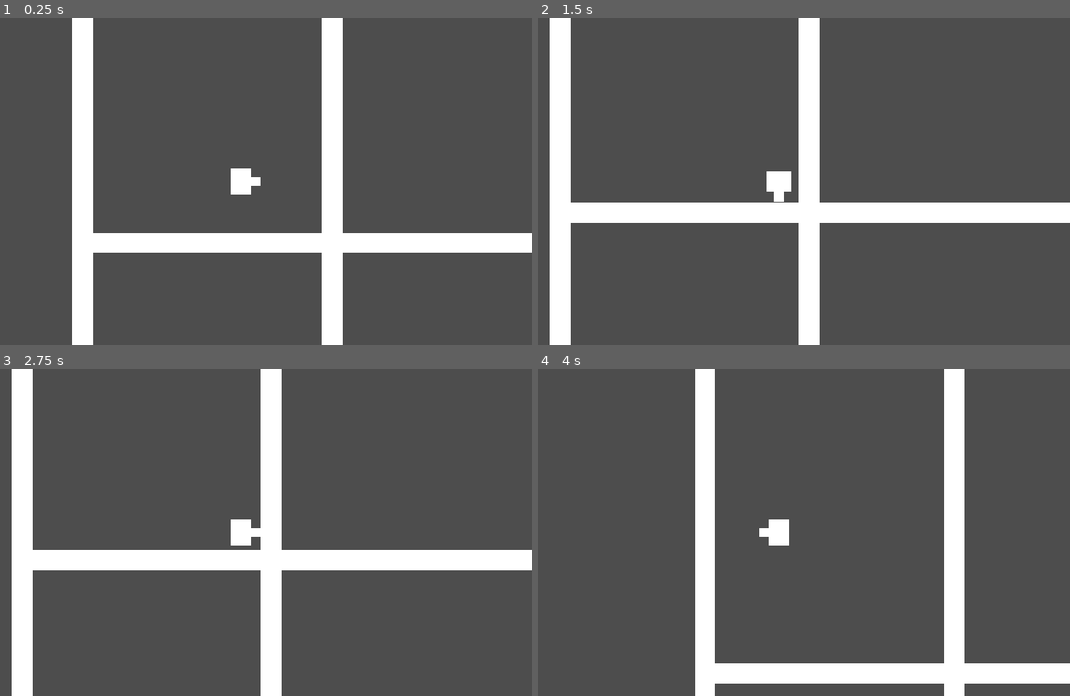
Above: before the commit, frames 1-4 (two rows, left to right).
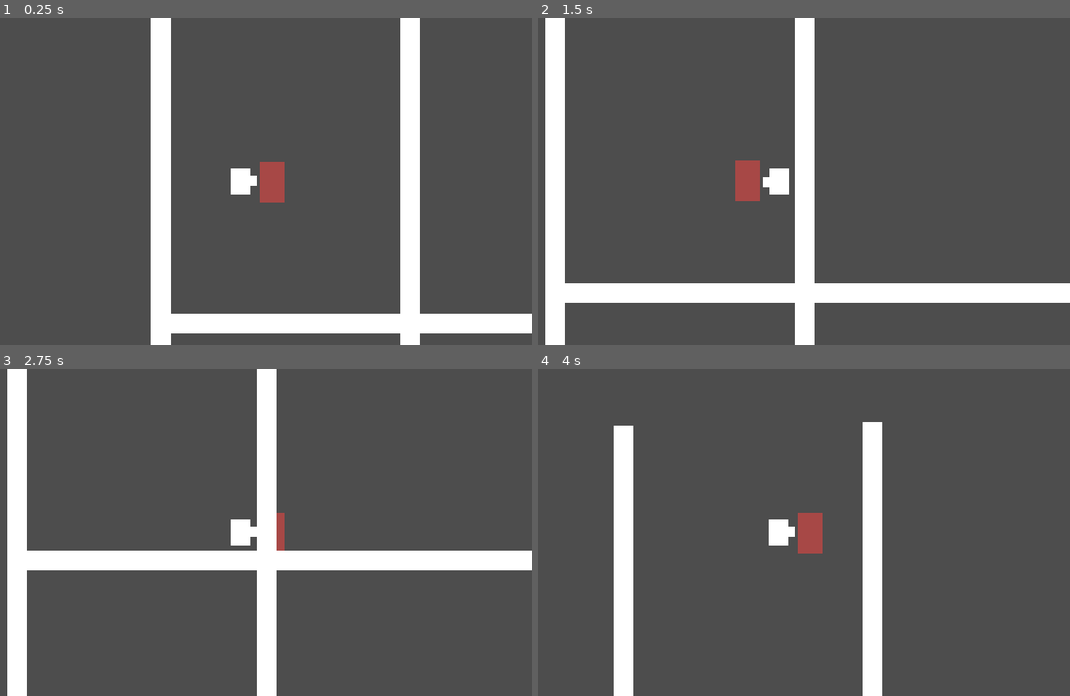
Above: after the commit, the same moments.

Repository: smymrr/Echeos-of-The-Veil
Game: Godot game, scene res://scenes/main.tscn
The game is run twice, just before and just after one commit, with the same random seed, the same clock (stepped at 60 frames per second) and the same inputs. Before the commit the project starts from res://Player.tscn.
Inputs (mouse positions are in pixels of both pictures, inside the frame that each line leads up to):
- Up to frame 1 (0.25 s): no input
- Up to frame 2 (1.5 s): tap Enter at 0.5 s; move the mouse to (905, 165) at 0.52 s; hold D (move_right) 0.53-1.28 s; tap Shift (dash) at 0.6 s; click (905, 165) at 0.8 s; move the mouse to (660, 197) at 1.27 s; hold S (move_down) from 1.28 s (still down); click (660, 197) at 1.35 s
- Up to frame 3 (2.75 s): tap Shift (dash) at 1.55, 2.1 s; move the mouse to (297, 460) at 2.02 s; release S (move_down) at 2.03 s; hold D (move_right) from 2.03 s (still down); click (297, 460) at 2.3 s
- Up to frame 4 (4 s): move the mouse to (750, 597) at 2.77 s; release D (move_right) at 2.78 s; hold W (move_up) 2.78-3.53 s; click (750, 597) at 2.85 s; tap Shift (dash) at 3.05, 3.6 s; move the mouse to (952, 581) at 3.52 s; hold A (move_left) from 3.53 s (still down); click (952, 581) at 3.8 s

The runs differ from the first frame. In frame 1, 23% of the frame differs, in the area x 13-100%, y 0-100%; in frame 2, 15%; in frame 3, 3.6%; in frame 4, 18%.

Commit message:
Complete mouse direction based attack and attack hitbox

Diff:
--- a/Player.tscn
+++ /dev/null
@@ -1,110 +0,0 @@
-[gd_scene format=3 uid="uid://bwj8fslg15w0l"]
-
-[ext_resource type="Script" uid="uid://cxf46ltkbo1t0" path="res://character_body_2d.gd" id="1_kne1u"]
-[ext_resource type="Script" uid="uid://m6mun0klym4i" path="res://movement_component.gd" id="2_e80uo"]
-[ext_resource type="Script" uid="uid://dmiio0uymrvp0" path="res://attack_component.gd" id="3_cxr5p"]
-
-[sub_resource type="RectangleShape2D" id="RectangleShape2D_tdg3f"]
-size = Vector2(50, 60)
-
-[sub_resource type="RectangleShape2D" id="RectangleShape2D_dtqjt"]
-size = Vector2(50, 80)
-
-[sub_resource type="RectangleShape2D" id="RectangleShape2D_kne1u"]
-size = Vector2(1149, 40)
-
-[node name="CharacterBody2D" type="CharacterBody2D" unique_id=1987352962]
-
-[node name="Sprite2D" type="Sprite2D" parent="." unique_id=2007738758]
-
-[node name="Player" type="CharacterBody2D" parent="." unique_id=619234182]
-position = Vector2(310, 260)
-rotation = 1.5707964
-script = ExtResource("1_kne1u")
-
-[node name="MovementComponent" type="Node" parent="Player" unique_id=897772332]
-script = ExtResource("2_e80uo")
-
-[node name="PlayerCollision" type="CollisionShape2D" parent="Player" unique_id=1110552449]
-position = Vector2(0, -10)
-shape = SubResource("RectangleShape2D_tdg3f")
-
-[node name="ColorRect" type="ColorRect" parent="Player" unique_id=1183792382]
-offset_left = -25.0
-offset_top = -20.0
-offset_right = 25.0
-offset_bottom = 20.0
-pivot_offset = Vector2(25, 20)
-metadata/_edit_use_anchors_ = true
-
-[node name="ColorRect2" type="ColorRect" parent="Player/ColorRect" unique_id=1871263115]
-layout_mode = 0
-offset_left = 15.0
-offset_top = -20.0
-offset_right = 35.0
-pivot_offset = Vector2(10, 20)
-metadata/_edit_use_anchors_ = true
-
-[node name="Camera2D" type="Camera2D" parent="Player" unique_id=350002166]
-
-[node name="AttackComponent" type="Node" parent="Player" unique_id=1191706242]
-script = ExtResource("3_cxr5p")
-
-[node name="Hitbox" type="Area2D" parent="Player/AttackComponent" unique_id=797767827]
-position = Vector2(371, 261)
-
-[node name="HitboxDetection" type="CollisionShape2D" parent="Player/AttackComponent/Hitbox" unique_id=1915841140]
-position = Vector2(6, 0)
-shape = SubResource("RectangleShape2D_dtqjt")
-
-[node name="ColorRect" type="ColorRect" parent="Player/AttackComponent/Hitbox" unique_id=380097660]
-offset_left = -19.0
-offset_top = -40.0
-offset_right = 31.0
-offset_bottom = 40.0
-color = Color(0.654902, 0.28235295, 0.27450982, 1)
-metadata/_edit_use_anchors_ = true
-
-[node name="Floor" type="StaticBody2D" parent="." unique_id=1773575274]
-position = Vector2(-2, 382)
-metadata/_edit_group_ = true
-
-[node name="ColorRect" type="ColorRect" parent="Floor" unique_id=1669126756]
-offset_left = -20.0
-offset_top = -20.0
-offset_right = 1129.0
-offset_bottom = 20.0
-
-[node name="CollisionShape2D" type="CollisionShape2D" parent="Floor" unique_id=2060576562]
-position = Vector2(554.5, 0)
-shape = SubResource("RectangleShape2D_kne1u")
-
-[node name="Wall" type="StaticBody2D" parent="." unique_id=1542374272]
-position = Vector2(-3, -221)
-rotation = 1.5707964
-metadata/_edit_group_ = true
-
-[node name="ColorRect" type="ColorRect" parent="Wall" unique_id=1018773446]
-offset_left = -20.0
-offset_top = -20.0
-offset_right = 1129.0
-offset_bottom = 20.0
-
-[node name="CollisionShape2D" type="CollisionShape2D" parent="Wall" unique_id=780142729]
-position = Vector2(554.5, 0)
-shape = SubResource("RectangleShape2D_kne1u")
-
-[node name="Wall2" type="StaticBody2D" parent="." unique_id=1586381640]
-position = Vector2(490, -227)
-rotation = 1.5707964
-metadata/_edit_group_ = true
-
-[node name="ColorRect" type="ColorRect" parent="Wall2" unique_id=238514449]
-offset_left = -20.0
-offset_top = -20.0
-offset_right = 1129.0
-offset_bottom = 20.0
-
-[node name="CollisionShape2D" type="CollisionShape2D" parent="Wall2" unique_id=1820594156]
-position = Vector2(554.5, 0)
-shape = SubResource("RectangleShape2D_kne1u")
--- a/attack_component.gd
+++ /dev/null
@@ -1,47 +0,0 @@
-class_name AttackComponent
-extends Node
-
-@export var attack_cooldown: float = 0.4
-@export var attack_duration: float = 0.2
-@export var damage: int = 10
-@export var attack_visual_alpha: float = 0.4
-
-@onready var hitbox: Area2D = $Hitbox
-@onready var hitbox_visual: ColorRect = $Hitbox/ColorRect
-
-var can_attack: bool = true
-
-func _ready() -> void:
-	hitbox.monitoring = false
-	hitbox_visual.modulate.a = 0.0  # invisible at start
-
-func try_attack(facing_direction: Vector2) -> bool:
-	if not can_attack or facing_direction == Vector2.ZERO:
-		return false
-	_perform_attack(facing_direction)
-	return true
-
-func _perform_attack(facing_direction: Vector2) -> void:
-	can_attack = false
-
-	hitbox.global_rotation = facing_direction.angle()
-	get_parent().rotation = facing_direction.angle()
-	_trigger_attack_animation()
-	_trigger_attack_sfx()
-
-	hitbox.monitoring = true
-	hitbox_visual.modulate.a  = 0.4 # show it
-	await get_tree().create_timer(attack_duration).timeout
-	hitbox.monitoring = false
-	hitbox_visual.modulate.a = 0.0                    # hide it again
-
-	var remaining := attack_cooldown - attack_duration
-	if remaining > 0:
-		await get_tree().create_timer(remaining).timeout
-	can_attack = true
-
-func _trigger_attack_animation() -> void:
-	pass
-
-func _trigger_attack_sfx() -> void:
-	pass
--- a/character_body_2d.gd
+++ /dev/null
@@ -1,87 +0,0 @@
-extends CharacterBody2D
-
-@onready var movement_component: MovementComponent = $MovementComponent
-@onready var attack_component: AttackComponent = $AttackComponent
-
-var last_facing_direction: Vector2 = Vector2.RIGHT
-
-func _physics_process(_delta: float) -> void:
-	var input_direction := Input.get_vector("move_left", "move_right", "move_up", "move_down")
-
-	if Input.is_action_just_pressed("left_click") and not movement_component.is_dashing:
-		attack()
-
-	# 1. Update arah karakter
-	if input_direction != Vector2.ZERO:
-		last_facing_direction = input_direction.normalized()
-
-	# 2. Dash
-	process_movement(input_direction)
-	move_and_slide()
-
-
-	#if Input.is_action_just_pressed("left_click") and not movement_component.is_dashing:
-	#	var mouse_dir := (get_global_mouse_position() - global_position).normalized()
-	#	attack_component.try_attack(mouse_dir)
-
-
-
-func get_snapped_angle() -> float:
-	var angle_radians = global_position.direction_to(get_global_mouse_position()).angle()
-
-	# Convert Godot's radians to degrees (-180 to 180)
-	var angle_degrees = rad_to_deg(angle_radians)
-
-	# Turn negative degrees into positive 360-degree format
-	if angle_degrees < 0:
-		angle_degrees += 360.0
-
-	# Round to the nearest 90 degrees (0, 90, 180, 270)
-	var snapped_angle = round(angle_degrees / 90.0) * 90.0
-
-	# Reset 360 back to 0
-	if snapped_angle >= 360.0:
-		snapped_angle = 0.0
-
-	return snapped_angle
-
-# ================================
-# MOVEMENT
-# ================================
-
-func process_movement(input_direction: Vector2) -> void:
-	process_dash(input_direction)
-
-	if not movement_component.is_dashing:
-		velocity = movement_component.get_velocity(input_direction)
-		if input_direction != Vector2.ZERO:
-			rotation_degrees = movement_component.get_rotation_degrees(input_direction)
-
-func process_dash(input_direction: Vector2) -> void:
-	if Input.is_action_just_pressed("dash") and movement_component.can_dash:
-		var target_dir = input_direction if input_direction != Vector2.ZERO else last_facing_direction
-		var dash_velocity = movement_component.start_dash(target_dir)
-
-		if dash_velocity != Vector2.ZERO:
-			velocity = dash_velocity
-			rotation_degrees = movement_component.get_rotation_degrees(target_dir)
-
-# ================================
-# ATTACK
-# ================================
-
-func attack() -> void:
-	var local_mouse = get_local_mouse_position()
-	var angle = local_mouse.angle() # Returns radians between -PI and PI
-	print(angle)
-	var snapped_dir = snapped(angle, PI/2)
-	print(snapped_dir)
-	# Match based on 4 cardinal sectors
-	if snapped_dir == 0.0:
-		print("Attack right")
-	elif snapped_dir == PI/2:
-		print("Attack down")
-	elif snapped_dir == -PI/2:
-		print("Attack up")
-	else:
-		print("Attack left")
--- a/main.tscn
+++ /dev/null
@@ -1,3 +0,0 @@
-[gd_scene format=3 uid="uid://dkgaos83iuabf"]
-
-[node name="Node2D" type="Node2D" unique_id=672410187]
--- a/project.godot
+++ b/project.godot
@@ -11,7 +11,7 @@
 [application]
 
 config/name="Echeos of the Veil"
-run/main_scene="uid://bwj8fslg15w0l"
+run/main_scene="uid://dkgaos83iuabf"
 config/features=PackedStringArray("4.7", "GL Compatibility")
 config/icon="res://icon.svg"
 
--- /dev/null
+++ b/scenes/Player.tscn
@@ -0,0 +1,71 @@
+[gd_scene format=3 uid="uid://bwj8fslg15w0l"]
+
+[ext_resource type="Script" uid="uid://bsjf626n7k0wb" path="res://scripts/player/player.gd" id="1_mdl7e"]
+[ext_resource type="Script" uid="uid://dmiio0uymrvp0" path="res://scripts/player/attack_component.gd" id="2_mdl7e"]
+[ext_resource type="Script" uid="uid://m6mun0klym4i" path="res://scripts/player/movement_component.gd" id="3_70d11"]
+[ext_resource type="Script" uid="uid://dakur280b02qg" path="res://scripts/player/direction_utils.gd" id="4_mdl7e"]
+
+[sub_resource type="RectangleShape2D" id="RectangleShape2D_tdg3f"]
+size = Vector2(50, 51)
+
+[sub_resource type="RectangleShape2D" id="RectangleShape2D_dtqjt"]
+size = Vector2(50, 80)
+
+[node name="Player" type="CharacterBody2D" unique_id=1987352962]
+position = Vector2(527, 279)
+script = ExtResource("1_mdl7e")
+metadata/_edit_group_ = true
+
+[node name="AttackComponent" type="Node" parent="." unique_id=707260039]
+script = ExtResource("2_mdl7e")
+
+[node name="MovementComponent" type="Node" parent="." unique_id=706504208]
+script = ExtResource("3_70d11")
+
+[node name="DirectionUtils" type="Node" parent="." unique_id=1129209153]
+script = ExtResource("4_mdl7e")
+
+[node name="PlayerCollision" type="CollisionShape2D" parent="." unique_id=1187332823]
+position = Vector2(6, 0)
+shape = SubResource("RectangleShape2D_tdg3f")
+
+[node name="ColorRect" type="ColorRect" parent="." unique_id=746685852]
+offset_left = -21.0
+offset_top = -25.0
+offset_right = 19.0
+offset_bottom = 25.0
+pivot_offset = Vector2(25, 20)
+metadata/_edit_use_anchors_ = true
+
+[node name="ColorRect2" type="ColorRect" parent="ColorRect" unique_id=2073463614]
+layout_mode = 1
+anchors_preset = -1
+anchor_left = 1.05
+anchor_top = 0.48
+anchor_right = 1.05
+anchor_bottom = 0.48
+offset_left = -10.0
+offset_top = -10.0
+offset_right = 10.0
+offset_bottom = 10.0
+pivot_offset = Vector2(10, 20)
+metadata/_edit_use_anchors_ = true
+
+[node name="AttackHitbox" type="Area2D" parent="." unique_id=910346500]
+unique_name_in_owner = true
+position = Vector2(56, 2)
+metadata/_edit_group_ = true
+
+[node name="HitboxDetection" type="CollisionShape2D" parent="AttackHitbox" unique_id=1810789784]
+position = Vector2(6, 0)
+shape = SubResource("RectangleShape2D_dtqjt")
+
+[node name="ColorRect" type="ColorRect" parent="AttackHitbox" unique_id=1961924151]
+offset_left = -19.0
+offset_top = -40.0
+offset_right = 31.0
+offset_bottom = 40.0
+color = Color(0.654902, 0.28235295, 0.27450982, 1)
+metadata/_edit_use_anchors_ = true
+
+[node name="Camera2D" type="Camera2D" parent="." unique_id=1955371024]
--- /dev/null
+++ b/scenes/baseplate.tscn
@@ -0,0 +1,50 @@
+[gd_scene format=3 uid="uid://dnvl7elvc4qn3"]
+
+[sub_resource type="RectangleShape2D" id="RectangleShape2D_wtk66"]
+size = Vector2(1149, 40)
+
+[node name="Baseplate" type="Node2D" unique_id=397421195]
+
+[node name="Floor" type="StaticBody2D" parent="." unique_id=217217877]
+position = Vector2(-2, 382)
+metadata/_edit_group_ = true
+
+[node name="ColorRect" type="ColorRect" parent="Floor" unique_id=1120961078]
+offset_left = -20.0
+offset_top = -20.0
+offset_right = 1129.0
+offset_bottom = 20.0
+
+[node name="CollisionShape2D" type="CollisionShape2D" parent="Floor" unique_id=1302061900]
+position = Vector2(554.5, 0)
+shape = SubResource("RectangleShape2D_wtk66")
+
+[node name="Wall" type="StaticBody2D" parent="." unique_id=1413619485]
+position = Vector2(-3, -221)
+rotation = 1.5707964
+metadata/_edit_group_ = true
+
+[node name="ColorRect" type="ColorRect" parent="Wall" unique_id=217321407]
+offset_left = -20.0
+offset_top = -20.0
+offset_right = 1129.0
+offset_bottom = 20.0
+
+[node name="CollisionShape2D" type="CollisionShape2D" parent="Wall" unique_id=60678490]
+position = Vector2(554.5, 0)
+shape = SubResource("RectangleShape2D_wtk66")
+
+[node name="Wall2" type="StaticBody2D" parent="." unique_id=47132668]
+position = Vector2(490, -227)
+rotation = 1.5707964
+metadata/_edit_group_ = true
+
+[node name="ColorRect" type="ColorRect" parent="Wall2" unique_id=254043050]
+offset_left = -20.0
+offset_top = -20.0
+offset_right = 1129.0
+offset_bottom = 20.0
+
+[node name="CollisionShape2D" type="CollisionShape2D" parent="Wall2" unique_id=1643819153]
+position = Vector2(554.5, 0)
+shape = SubResource("RectangleShape2D_wtk66")
--- /dev/null
+++ b/scenes/main.tscn
@@ -0,0 +1,11 @@
+[gd_scene format=3 uid="uid://dkgaos83iuabf"]
+
+[ext_resource type="PackedScene" uid="uid://bwj8fslg15w0l" path="res://scenes/Player.tscn" id="1_0wfyh"]
+[ext_resource type="PackedScene" uid="uid://dnvl7elvc4qn3" path="res://scenes/baseplate.tscn" id="2_sugp2"]
+
+[node name="main" type="Node2D" unique_id=672410187]
+
+[node name="Player" parent="." unique_id=1987352962 instance=ExtResource("1_0wfyh")]
+position = Vector2(156, 101)
+
+[node name="Baseplate" parent="." unique_id=397421195 instance=ExtResource("2_sugp2")]
--- /dev/null
+++ b/scripts/player/attack_component.gd
@@ -0,0 +1,52 @@
+class_name AttackComponent
+extends Node
+
+@export var attack_cooldown: float = 0.1
+@export var attack_duration: float = 0.2
+@export var damage: int = 10
+@export var attack_visual_alpha: float = 0.4
+
+@onready var hitbox: Area2D = %AttackHitbox
+@onready var hitbox_visual: ColorRect = %AttackHitbox/ColorRect
+@onready var hitbox_offset: Vector2
+
+var can_attack: bool = true
+
+func _ready() -> void:
+	hitbox.monitoring = false
+	#hitbox_visual.modulate.a = 0.0  # invisible at start
+	hitbox_offset = hitbox.position
+
+func try_attack(input_direction: Vector2) -> bool:
+	if not can_attack or input_direction == Vector2.ZERO:
+		return false
+	_perform_attack(input_direction)
+	return true
+
+func _perform_attack(input_direction: Vector2) -> void:
+	can_attack = false
+
+	get_parent().rotation = input_direction.angle()
+	_trigger_attack_animation()
+	_trigger_attack_sfx()
+
+	hitbox.monitoring = true
+	#hitbox_visual.modulate.a  = 0.4 # show it
+	await get_tree().create_timer(attack_duration).timeout
+	hitbox.monitoring = false
+	#hitbox_visual.modulate.a = 0.0                    # hide it again
+
+	var remaining := attack_cooldown - attack_duration
+	if remaining > 0:
+		await get_tree().create_timer(remaining).timeout
+	can_attack = true
+
+func update_hitbox_offset(input_direction: Vector2) -> void:
+	var cardinal = DirectionUtils.snap_to_cardinal(input_direction)
+	hitbox.position = cardinal * hitbox_offset.length()
+
+func _trigger_attack_animation() -> void:
+	pass
+
+func _trigger_attack_sfx() -> void:
+	pass
--- /dev/null
+++ b/scripts/player/direction_utils.gd
@@ -0,0 +1,17 @@
+extends Node
+# DirectionUtils.gd — new file, no scene tree position needed
+class_name DirectionUtils
+
+# Perhitungan rotasi berdasarkan vector player
+static func snap_to_cardinal(direction: Vector2) -> Vector2:
+	# Jika player menahan tombol A/D maka kunci arah karakter ke kanan/kiri
+	if abs(direction.x) >= abs(direction.y):
+		if direction.x > 0:
+			return Vector2.RIGHT  # Right
+		else:
+			return Vector2.LEFT  # Left
+	else:
+		if direction.y > 0:
+			return Vector2.DOWN  # Down
+		else:
+			return Vector2.UP    # Up
--- a/movement_component.gd
+++ b/scripts/player/movement_component.gd
@@ -4,9 +4,9 @@
 # Movement Variables
 @export var speed: float = 300.0
 
-@export var dash_speed: float = 1000.0
+@export var dash_speed: float = 900.0
 @export var dash_duration: float = 0.2
-@export var dash_cooldown: float = 1.0
+@export var dash_cooldown: float = 2.0
 
 # States
 var is_dashing: bool = false
@@ -20,19 +20,8 @@
 	return input_direction * speed
 
 # TODO: Ganti logika ini sepenuhnya, ganti dengan animasi saja (ACA)
-# Perhitungan rotasi berdasarkan vector player
 func get_rotation_degrees(direction: Vector2) -> float:
-	# Jika player menahan tombol A/D maka kunci arah karakter ke kanan/kiri
-	if abs(direction.x) >= abs(direction.y):
-		if direction.x > 0:
-			return 90.0   # Right
-		else:
-			return 270.0  # Left
-	else:
-		if direction.y > 0:
-			return 180.0  # Down
-		else:
-			return 0.0    # Up
+	return rad_to_deg(DirectionUtils.snap_to_cardinal(direction).angle())
 
 # Dash Mechanism
 func start_dash(direction: Vector2) -> Vector2:
--- /dev/null
+++ b/scripts/player/player.gd
@@ -0,0 +1,56 @@
+extends CharacterBody2D
+
+@onready var movement_component: MovementComponent = $MovementComponent
+@onready var attack_component: AttackComponent = $AttackComponent
+
+var last_facing_direction: Vector2 = Vector2.RIGHT
+
+func _physics_process(_delta: float) -> void:
+	if Input.is_action_just_pressed("left_click") and not movement_component.is_dashing:
+		attack()
+
+	# 2. Movement
+	process_movement()
+	move_and_slide()
+
+# ================================
+# MOVEMENT
+# ================================
+
+func process_movement() -> void:
+	var input_direction: Vector2 = Input.get_vector("move_left", "move_right", "move_up", "move_down")
+	var has_input: bool = input_direction != Vector2.ZERO
+
+	# Update arah terakhir player
+	if has_input:
+		last_facing_direction = input_direction.normalized()
+
+	# Pergerakan biasa
+	if not movement_component.is_dashing:
+		velocity = movement_component.get_velocity(input_direction)
+		if has_input and attack_component.can_attack:
+			rotation_degrees = movement_component.get_rotation_degrees(input_direction)
+
+	process_dash(input_direction) # Dash
+
+func process_dash(input_direction: Vector2) -> void:
+	if Input.is_action_just_pressed("dash") and movement_component.can_dash:
+		var target_dir = input_direction if input_direction != Vector2.ZERO else last_facing_direction
+		var dash_velocity = movement_component.start_dash(target_dir)
+
+		if dash_velocity != Vector2.ZERO:
+			velocity = dash_velocity
+			rotation_degrees = movement_component.get_rotation_degrees(target_dir)
+
+# ================================
+# ATTACK
+# ================================
+
+func attack() -> void:
+	var global_mouse_pos = get_global_mouse_position()
+	var mouse_angle = global_position.direction_to(global_mouse_pos).angle() # Returns radians between -PI and PI
+	var snapped_dir = snapped(mouse_angle, PI/2)
+	var dir = Vector2.RIGHT.rotated(snapped_dir)
+
+	# Match based on 4 cardinal sectors
+	attack_component.try_attack(dir)
Not shown, removed: character_body_2d.gd.uid
Renamed: attack_component.gd.uid -> scripts/player/attack_component.gd.uid
Not shown, added: scripts/player/direction_utils.gd.uid
Renamed: movement_component.gd.uid -> scripts/player/movement_component.gd.uid
Not shown, added: scripts/player/player.gd.uid
